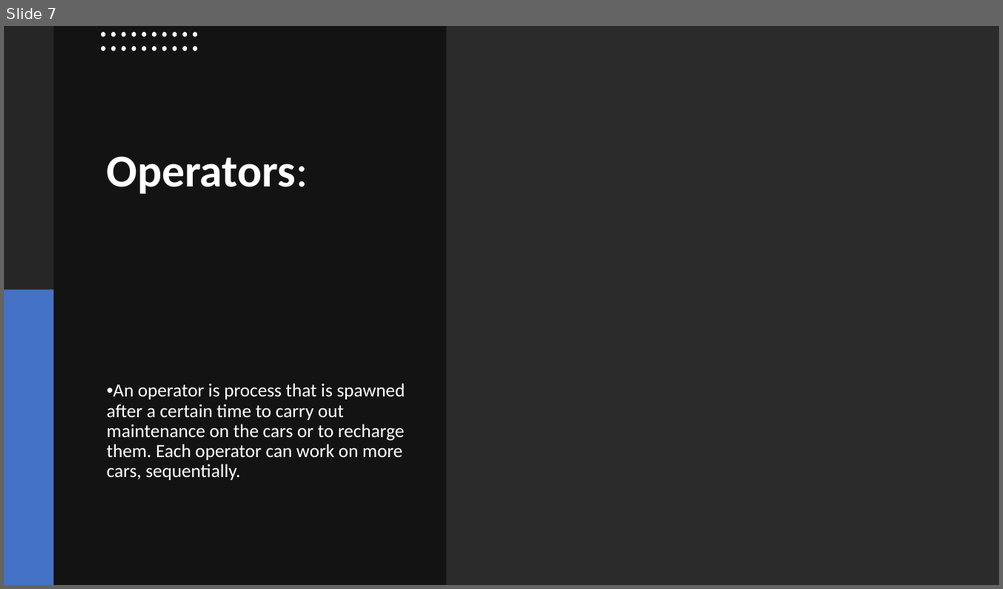
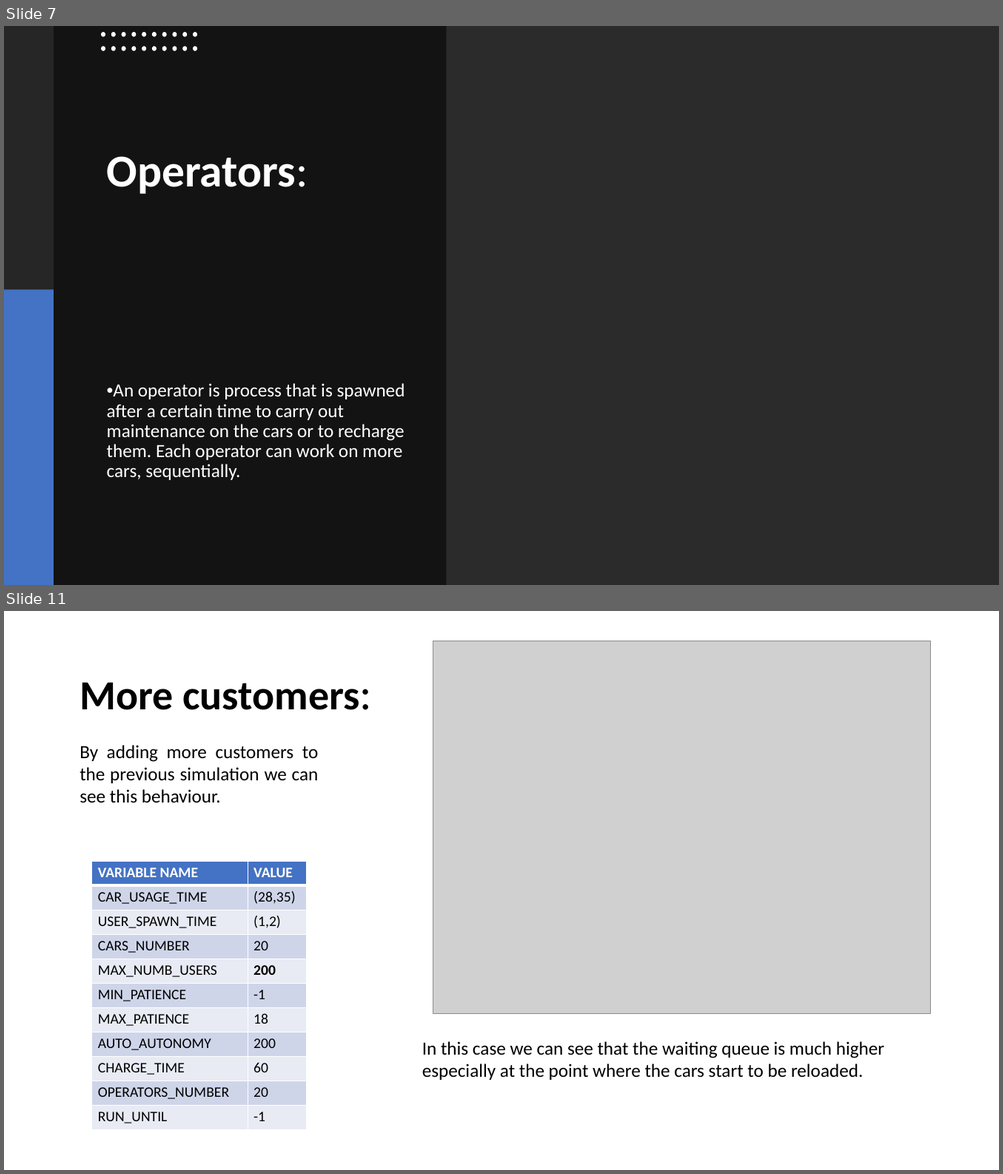
Before and after one commit to simone-rizzo/Car-sharing-model-simulation, a slide deck: Presentazione.pptx. Shown one above the other, each under a label of ours: slide 7 before the commit, slides 7 and 11 after it; the slides between them are not shown. The pictures are 1003x589 and 1003x1174 pixels, drawn with LibreOffice and Linux fonts; fonts in the diff are those of the drawing; grey boxes stand for pictures; background and template pictures are left out; a plain dark background stands for a picture behind light text. Boxes give left, top, right and bottom in pixels: in the first picture for what was removed or moved away, otherwise in the second. Text is boxed around its words. In the diff, an @@ line names an element or a change of style, - is before the commit and + after.

```diff
--- a/Presentazione.pptx
+++ b/Presentazione.pptx
@@ slide 11 added at (4, 611, 999, 1170), background #FFFFFF @@
@@ picture added at (433, 641, 930, 1014) @@
@@ title added at (79, 682, 359, 710), 40 pt, text #000000, bold @@
+More customers:
@@ text added at (79, 745, 318, 803), 18 pt, text #000000 @@
+By adding more customers to the previous simulation we can see this behaviour.
@@ table added at (92, 861, 306, 1130), 11 rows, 2 columns @@
+VARIABLE NAME | VALUE
+CAR_USAGE_TIME | (28,35)
+USER_SPAWN_TIME | (1,2)
+CARS_NUMBER | 20
+MAX_NUMB_USERS | 200
+MIN_PATIENCE | -1
+MAX_PATIENCE | 18
+AUTO_AUTONOMY | 200
+CHARGE_TIME | 60
+OPERATORS_NUMBER | 20
+RUN_UNTIL | -1
@@ text added at (422, 1042, 884, 1080), 18 pt, text #000000 @@
+In this case we can see that the waiting queue is much higher especially at the point where the cars start to be reloaded.
```
Also in this commit, not shown: 2 slides changed, 8 other slides added, 12 other files.
